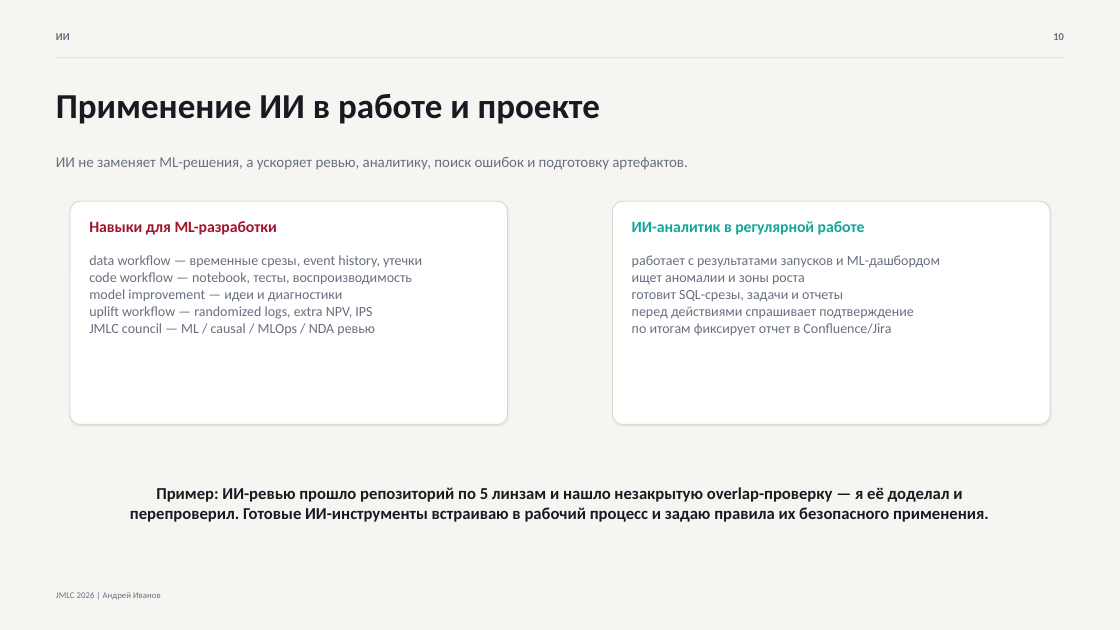
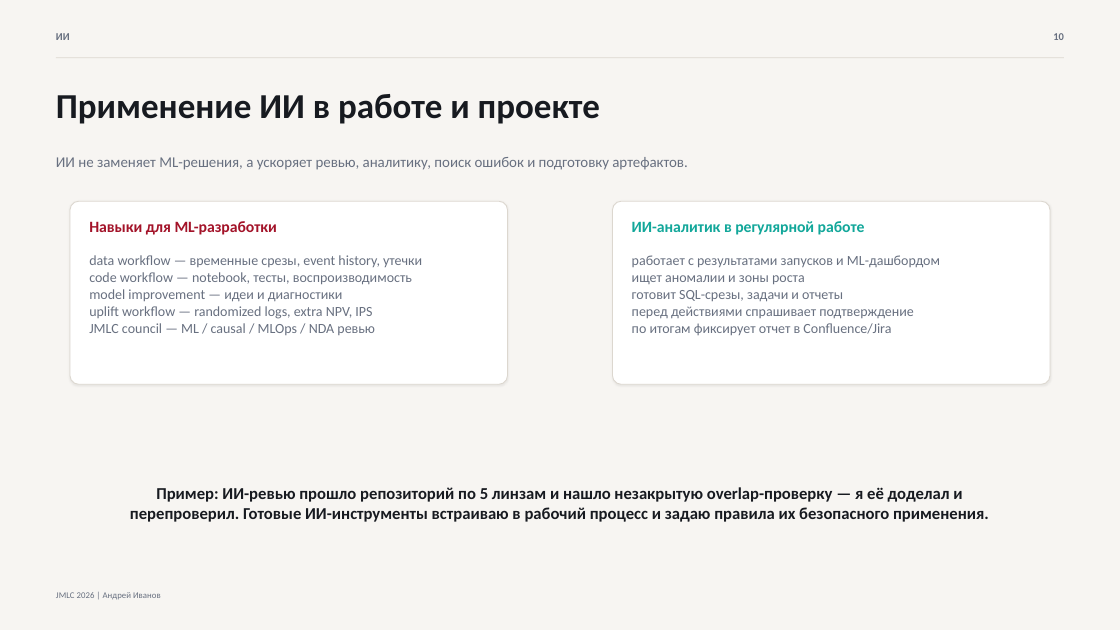
Before and after one commit to anday2004/jmlc-crosssell-ml-prio-synthetic, a slide deck: slide 10 of presentation/crosssell_presentation.pptx. Drawn at 1120x630 pixels with LibreOffice and Linux fonts; fonts in the diff are those of the drawing. Boxes give left, top, right and bottom in pixels: in the first picture for what was removed or moved away, otherwise in the second. Text is boxed around its words. In the diff, an @@ line names an element or a change of style, - is before the commit and + after.

```diff
--- a/presentation/crosssell_presentation.pptx
+++ b/presentation/crosssell_presentation.pptx
@@ rounded rectangle: place and size @@
-rounded rectangle at (70,202,507,425)
+rounded rectangle at (70,202,507,385)
@@ rounded rectangle: place and size @@
-rounded rectangle at (613,202,1050,425)
+rounded rectangle at (613,202,1050,385)
```
Also in this commit, not shown: 4 other slides changed, 1 other file.
